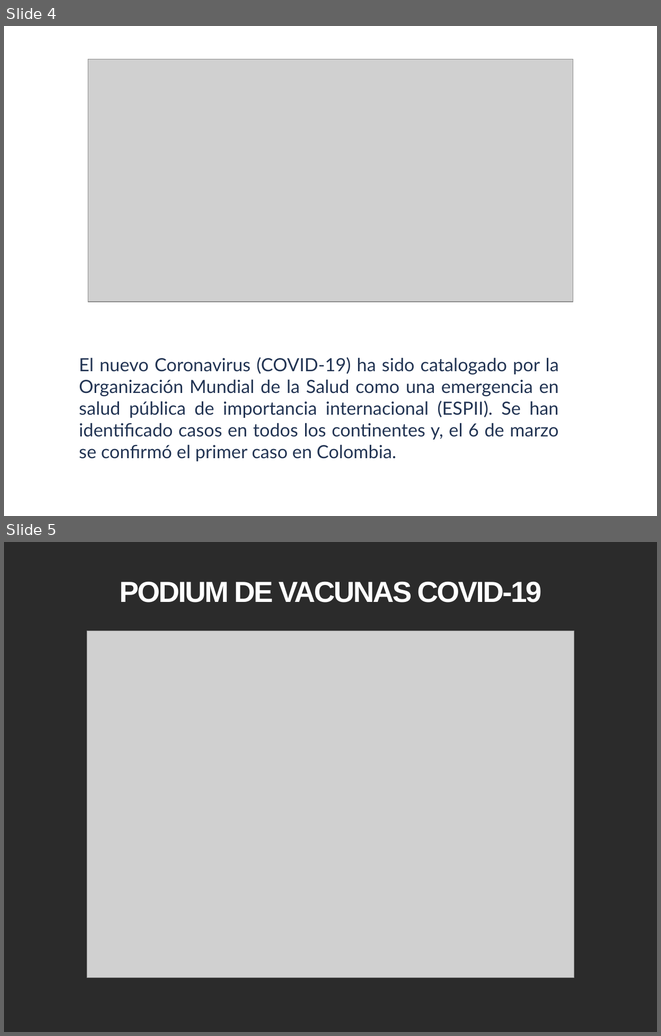
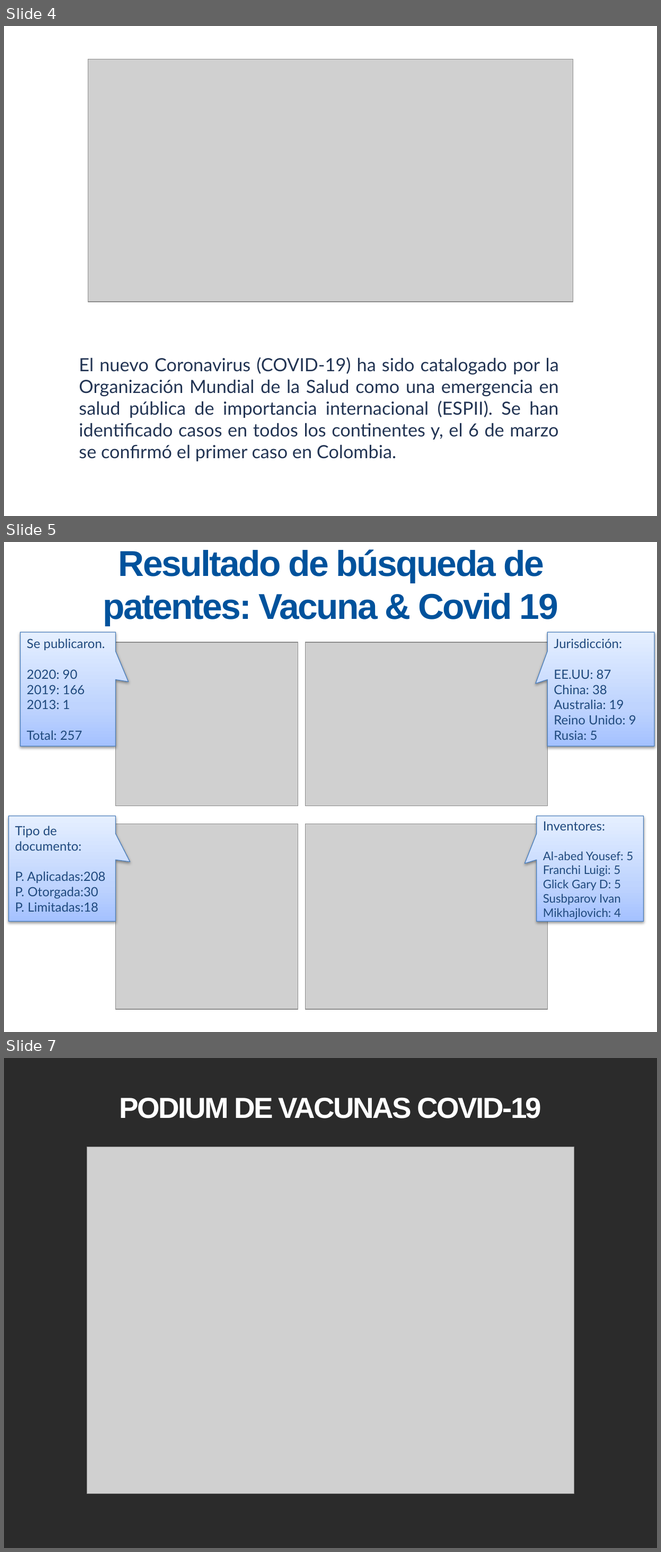
Before and after one commit to catorres480/Uniajc_Tesis_OTFV, a slide deck: Otros/Ranking.pptx. Shown one above the other, each under a label of ours: slides 4 and 5 before the commit, slides 4, 5 and 7 after it; the slides between them are not shown. The pictures are 661x1036 and 661x1552 pixels, drawn with LibreOffice and Linux fonts; fonts in the diff are those of the drawing; grey boxes stand for pictures; background and template pictures are left out; a plain dark background stands for a picture behind light text. Boxes give left, top, right and bottom in pixels: in the first picture for what was removed or moved away, otherwise in the second. Text is boxed around its words. In the diff, an @@ line names an element or a change of style, - is before the commit and + after.

Commit message:
AE

```diff
--- a/Otros/Ranking.pptx
+++ b/Otros/Ranking.pptx
@@ slide 5 added at box(4, 542, 657, 1032), background picture (left out) @@
@@ title added at box(103, 549, 558, 626), 39.6 pt, text #00529C, bold @@
+Resultado de búsqueda de patentes: Vacuna & Covid 19
@@ speech box added at box(20, 632, 116, 747), fill gradient #A4C4FF to #BFD4FF to #E6EEFF, outline #4B7EBC 0.75 pt, 14 pt, text #1F497D @@
+Se publicaron.
+2020: 90
+2019: 166
+2013: 1
+Total: 257
@@ speech box added at box(547, 632, 654, 747), fill gradient #A4C4FF to #BFD4FF to #E6EEFF, outline #4B7EBC 0.75 pt, 14 pt, text #1F497D @@
+Jurisdicción:
+EE.UU: 87
+China: 38
+Australia: 19
+Reino Unido: 9
+Rusia: 5
@@ picture added at box(116, 643, 298, 806) @@
@@ picture added at box(305, 643, 547, 806) @@
@@ speech box added at box(9, 815, 116, 921), fill gradient #A4C4FF to #BFD4FF to #E6EEFF, outline #4B7EBC 0.75 pt, 14 pt, text #1F497D @@
+Tipo de documento:
+P. Aplicadas:208
+P. Otorgada:30
+P. Limitadas:18
@@ picture added at box(116, 823, 298, 1009) @@
@@ picture added at box(305, 823, 547, 1009) @@
@@ speech box added at box(537, 815, 644, 921), fill gradient #A4C4FF to #BFD4FF to #E6EEFF, outline #4B7EBC 0.75 pt, 13 pt, text #1F497D @@
+Inventores:
+Al-abed Yousef: 5
+Franchi Luigi: 5
+Glick Gary D: 5
+Susbparov Ivan Mikhajlovich: 4
@@ what was slide 5 is now slide 7 @@
```
Also in this commit, not shown: 1 other slide added.
